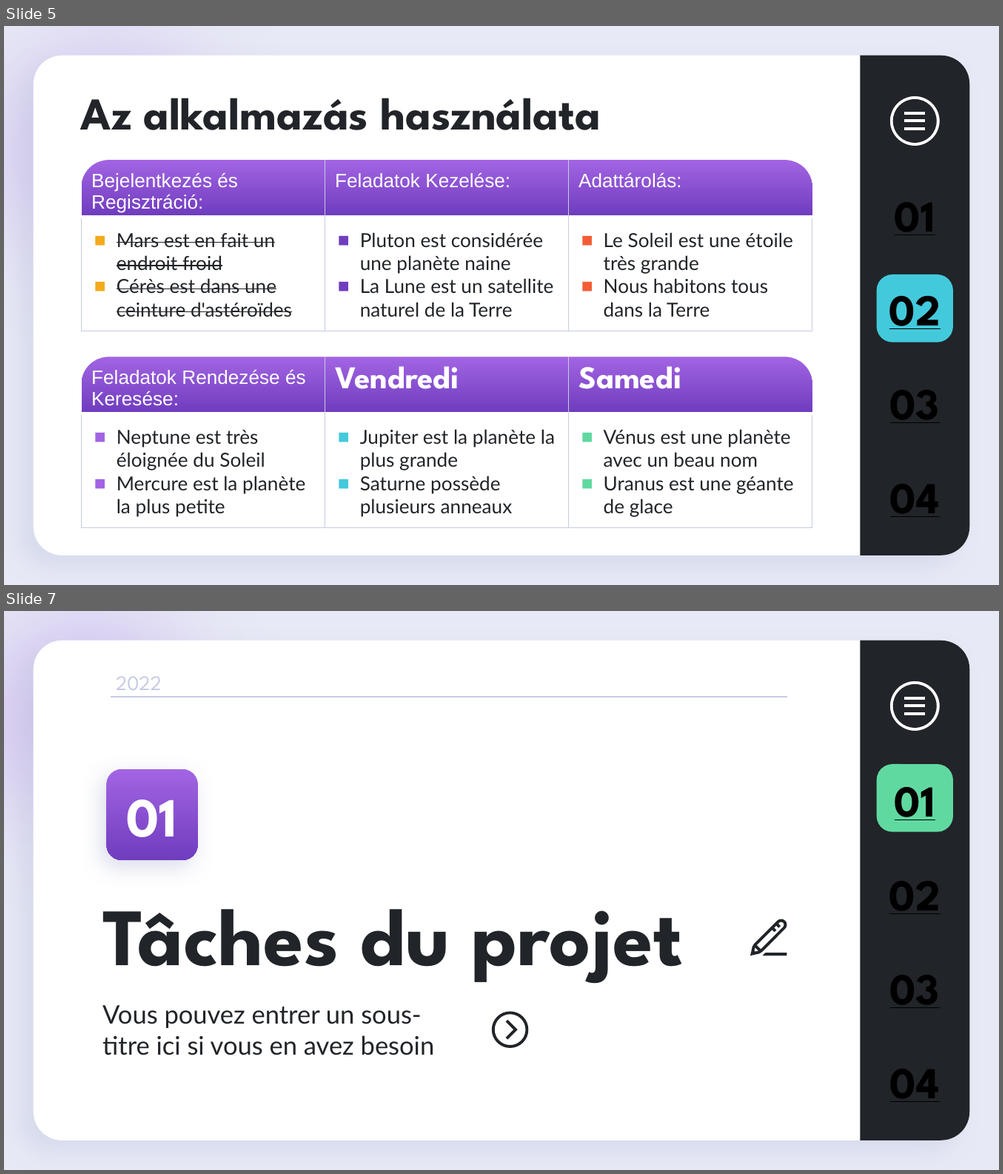
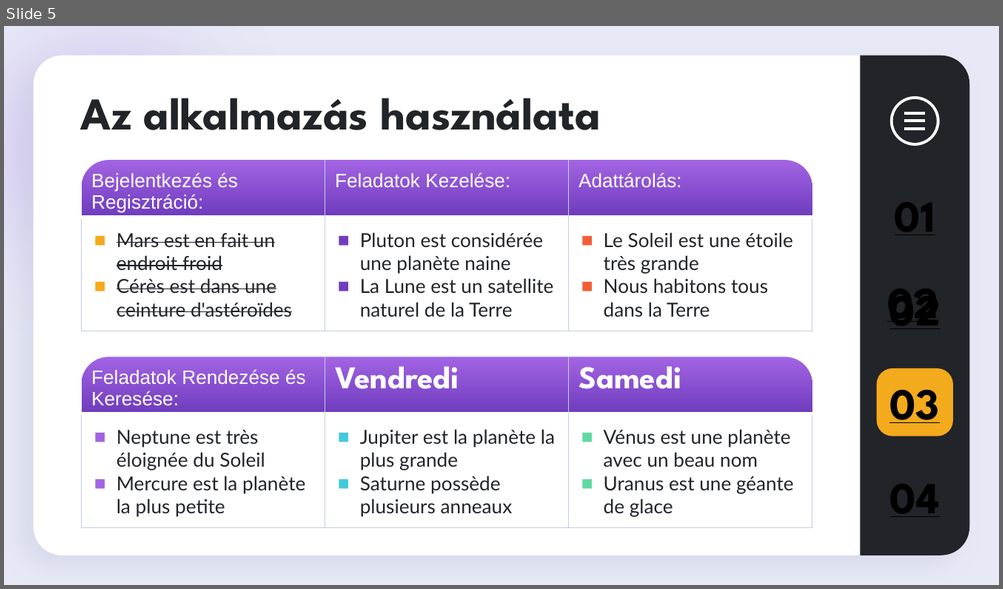
Before and after one commit to DrDevoo/ToDoApp_NextJS, a slide deck: Documents/ToDoApp Bemutató.pptx. Shown one above the other, each under a label of ours: slides 5 and 7 before the commit, slide 5 after it; the slides between them are not shown. The pictures are 1003x1174 and 1003x589 pixels, drawn with LibreOffice and Linux fonts; fonts in the diff are those of the drawing. Boxes give left, top, right and bottom in pixels: in the first picture for what was removed or moved away, otherwise in the second. Text is boxed around its words. In the diff, an @@ line names an element or a change of style, - is before the commit and + after.

```diff
--- a/Documents/ToDoApp Bemutató.pptx
+++ b/Documents/ToDoApp Bemutató.pptx
@@ slide 7 removed at bbox=[4, 611, 999, 1170], background #E7E9F6; not listed: 2 template elements that a slide beside it also shows @@
@@ ellipse removed at bbox=[4, 611, 318, 953] @@
@@ text removed at bbox=[116, 676, 162, 697] @@
-2022
@@ line removed from (111, 697) to (787, 697) @@
@@ freeform shape removed at bbox=[889, 681, 940, 732] @@
@@ rounded rectangle removed at bbox=[876, 764, 953, 832] @@
@@ rounded rectangle removed at bbox=[106, 769, 198, 860] @@
@@ text removed at bbox=[894, 787, 935, 820] @@
-01
@@ title removed at bbox=[127, 800, 178, 837] @@
-01
@@ text removed at bbox=[889, 860, 940, 926] @@
-02
@@ title removed at bbox=[102, 909, 683, 984] @@
-Tâches du projet
@@ freeform shape removed at bbox=[750, 920, 787, 956] @@
@@ text removed at bbox=[890, 954, 940, 1020] @@
-03
@@ subtitle removed at bbox=[102, 1005, 435, 1056] @@
-Vous pouvez entrer un sous-titre ici si vous en avez besoin
@@ freeform shape removed at bbox=[492, 1012, 528, 1048] @@
@@ text removed at bbox=[890, 1048, 939, 1114] @@
-04
@@ slide 5 changed as well @@
@@ text added at bbox=[874, 275, 953, 329], 32 pt, text #000000, bold, underline @@
+02
@@ rounded rectangle removed at bbox=[876, 275, 953, 342] @@
@@ rounded rectangle added at bbox=[876, 368, 953, 436], fill #F4AA1D @@
```
Also in this commit, not shown: 5 other slides changed, 1 slide added, 30 other slides removed.
